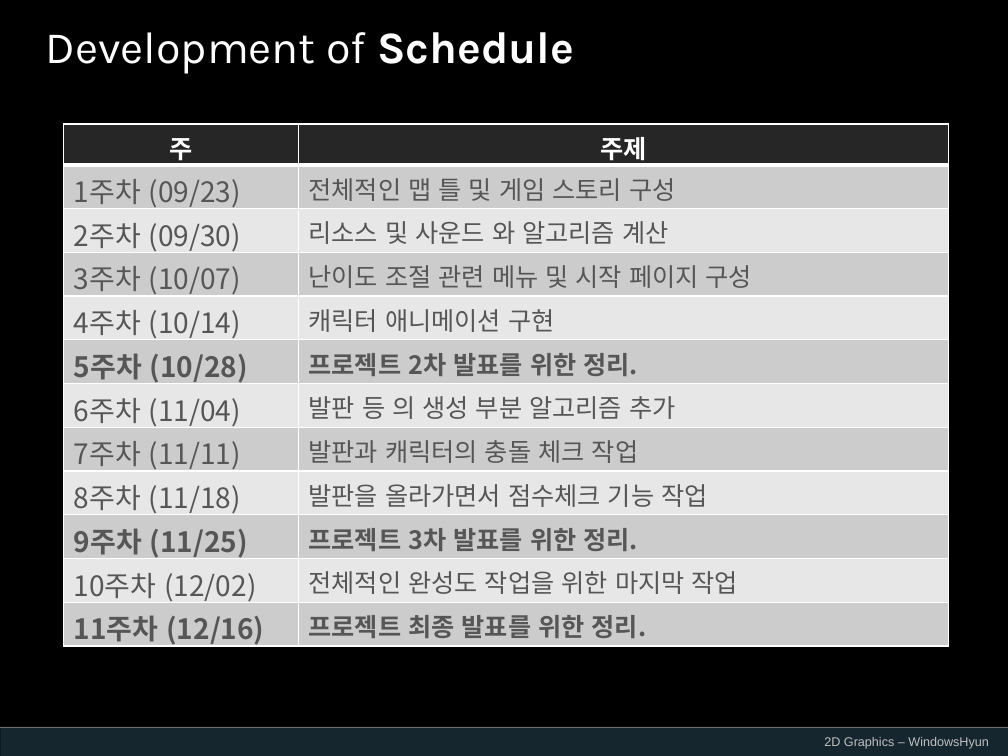
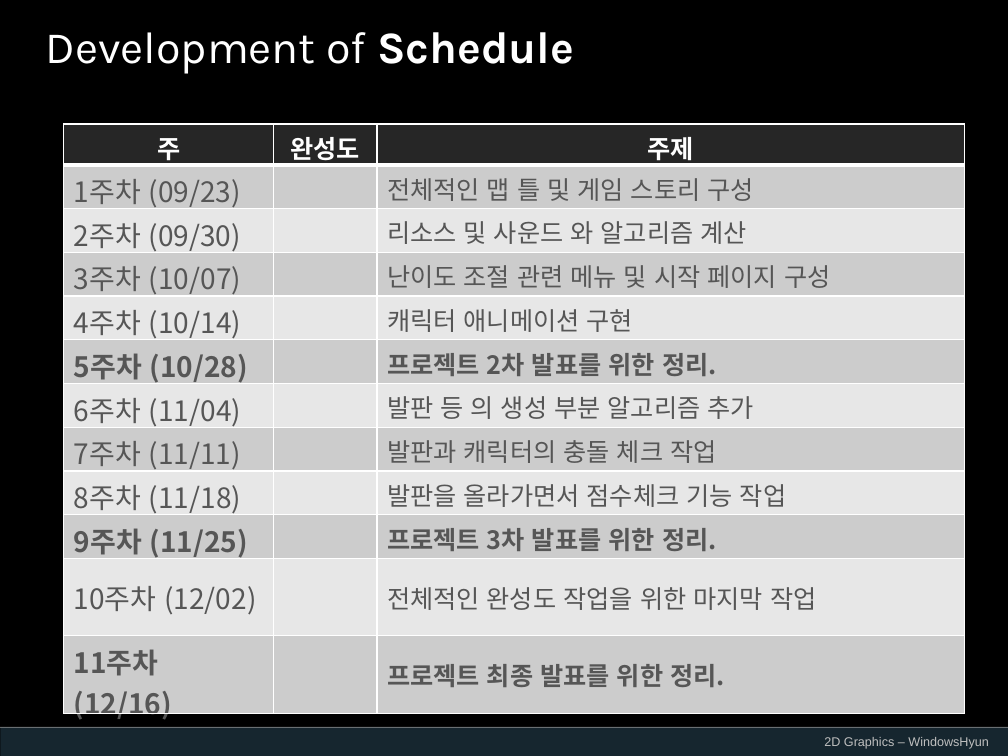
Before and after one commit to WindowsHyun/2DGraphics, a slide deck: slide 12 of ProjectPPT/KwonChangHyun_2차발표_준비중.pptx (slide 8 before the commit). Drawn at 1008x756 pixels with LibreOffice and Linux fonts; fonts in the diff are those of the drawing; background and template pictures are left out. Boxes give left, top, right and bottom in pixels: in the first picture for what was removed or moved away, otherwise in the second. Text is boxed around its words. In the diff, an @@ line names an element or a change of style, - is before the commit and + after.

```diff
--- a/ProjectPPT/KwonChangHyun_2차발표_준비중.pptx
+++ b/ProjectPPT/KwonChangHyun_2차발표_준비중.pptx
@@ table at bbox=[64, 124, 964, 726] @@
+column 2: 완성도 |  |  |  |  |  |  |  |  |  |  | 
@@ table: place and size @@
-table at bbox=[64, 124, 949, 651]
+table at bbox=[64, 124, 964, 726]
```
Also in this commit, not shown: 2 other slides changed, 6 slides added, 2 slides removed, 2 other files.
